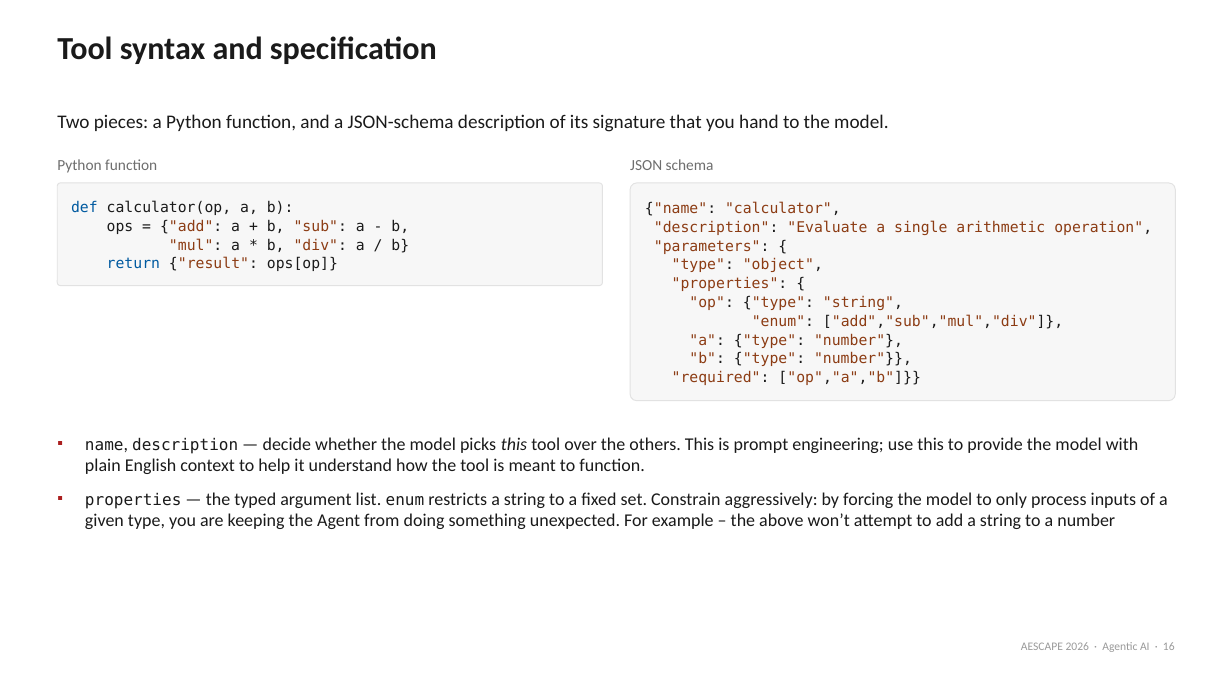
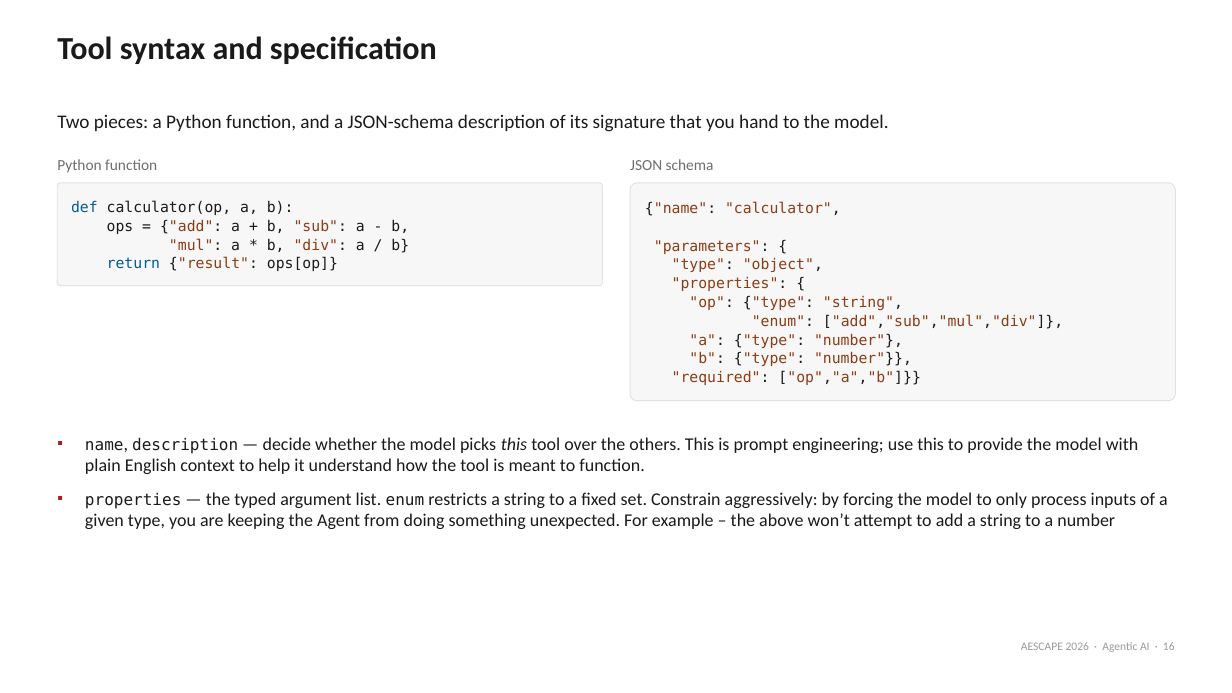
Before and after one commit to natrask/AESCAPE, a slide deck: slide 16 of slides/agentic_ai_intro.pptx. Drawn at 1232x693 pixels with LibreOffice and Linux fonts; fonts in the diff are those of the drawing. Boxes give left, top, right and bottom in pixels: in the first picture for what was removed or moved away, otherwise in the second. Text is boxed around its words. In the diff, an @@ line names an element or a change of style, - is before the commit and + after.

```diff
--- a/slides/agentic_ai_intro.pptx
+++ b/slides/agentic_ai_intro.pptx
@@ text in rounded rectangle at (x1=654, y1=220, x2=1152, y2=235): paragraph removed @@
-"description": "Evaluate a single arithmetic operation",
```
Also in this commit, not shown: 1 other file.
